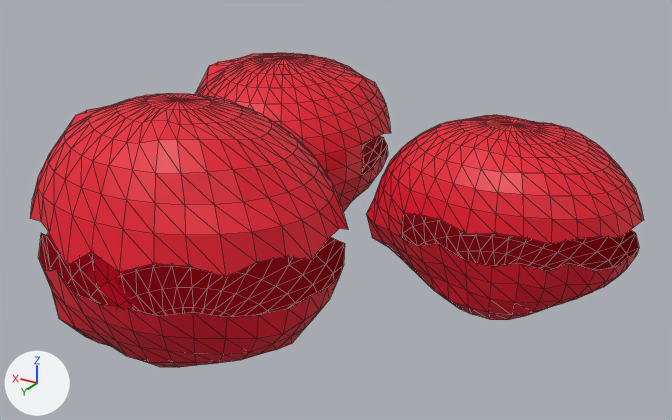
One commit to the glTF model assets/san.glb: the scene before it, then after it.
One viewpoint serves both versions: a 50 mm camera at (-5.26, 7.24, 4.42) aimed at (-1.02, 0.17, 0.88). Lighting does not change. The marker at lower left points along +X, +Y and +Z. Mesh edges are drawn as thin lines. Vertices at the same position are counted once.
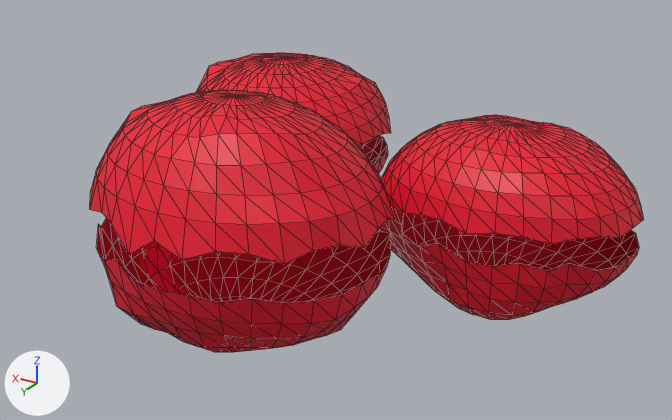
The newer file is also rescaled (x1.34), turned or shifted as a whole; pictures and numbers use the older file's frame.

What the commit changed:
me_sphere has 1381 vertices, 2608 faces and spans x -4.22..1.21, y -1.29..4.07, z -1.01..1.33.
me_sphere is used by ob_sphere; location (0.541, -1.289, 0.932).
me_sphere part 1: the loose piece of 459 vertices spanning x -2.4..0.46, y 1.75..4.07, z -0.93..1.33 is moved by (-0.18, -0.5, -0.06).

Changed parts and their boxes [x1, y1, x2, y2] in the pictures (672 x 420 px; the box of a moved part takes in the faces that stretch with it):
'Sphere', reshaped (10% narrower)
    before: [30, 53, 644, 367]
    after: [90, 53, 644, 352]
part 1 of me_sphere, moved or reshaped
    before: [30, 93, 348, 367]
    after: [90, 90, 395, 352]
